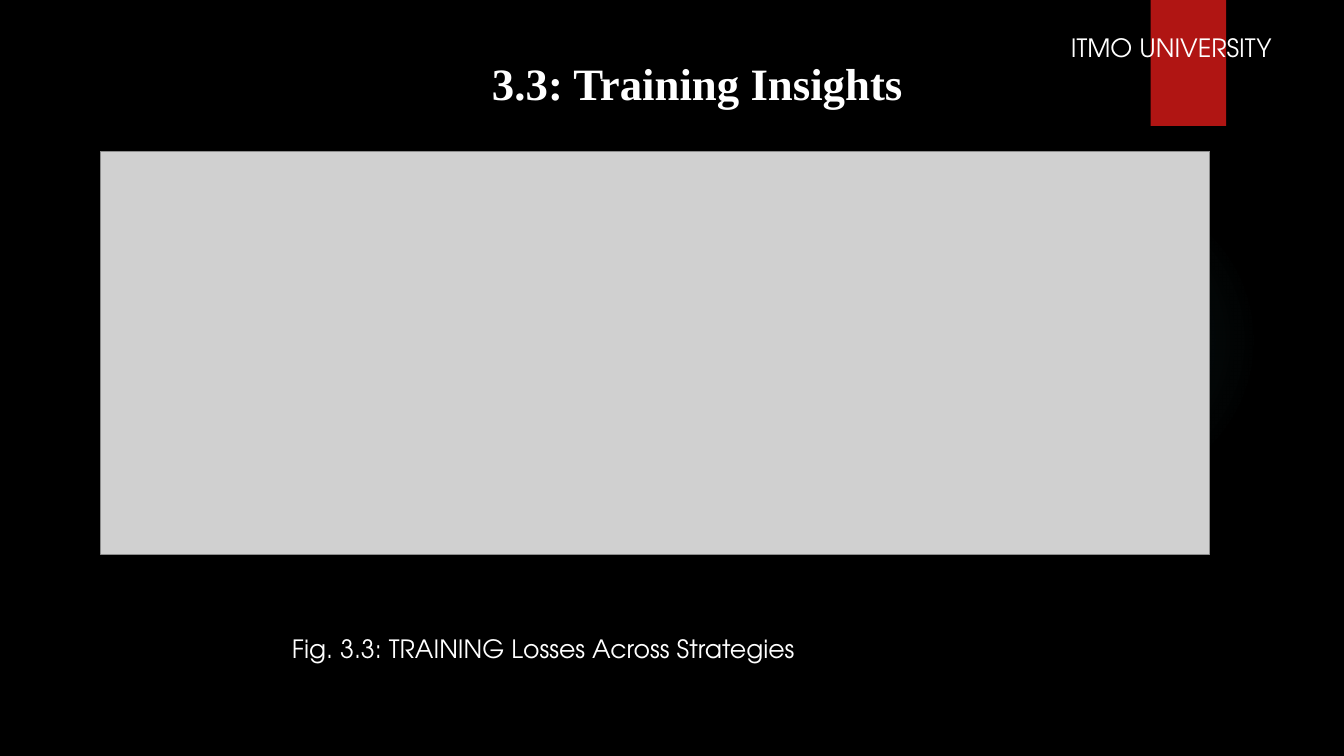
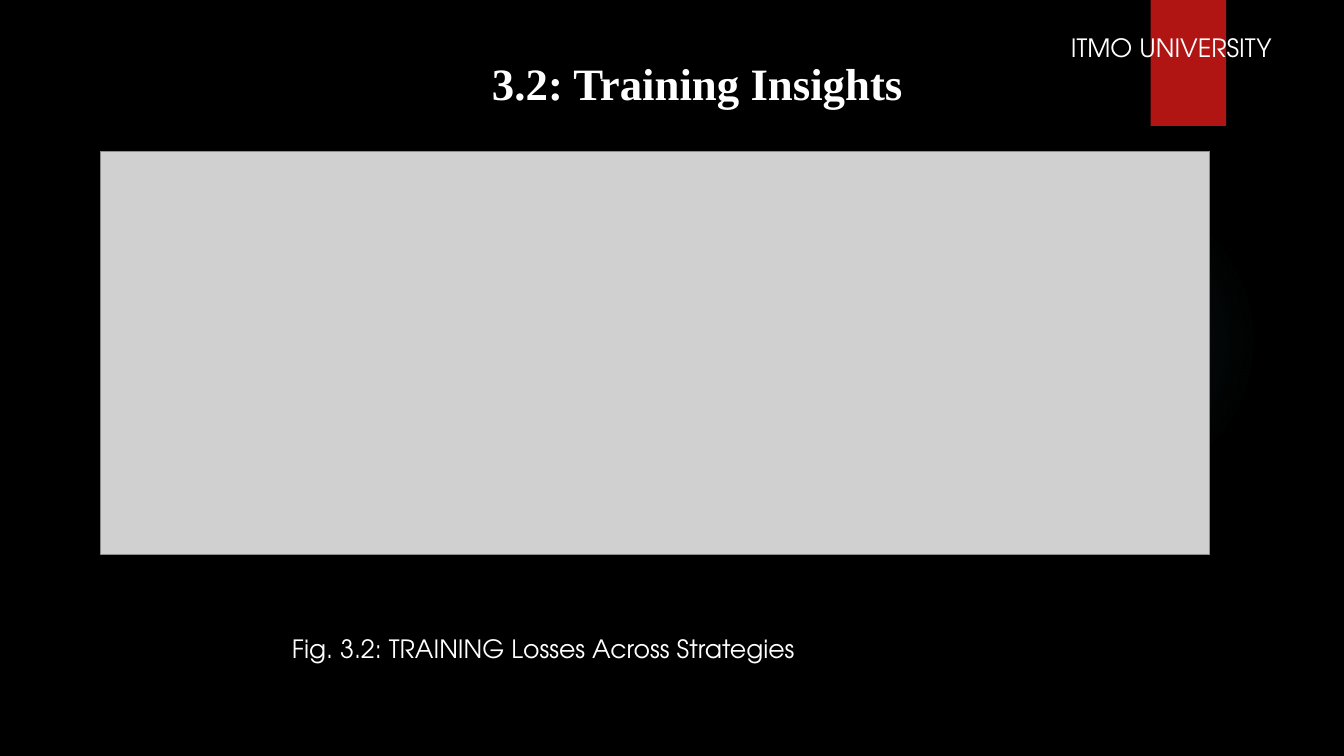
Before and after one commit to PrinssAlex/3dgs-dynamic-masking-47, a slide deck: slide 11 of 3D Gaussian Splatting via Masking Dynamic Objects.pptx (slide 13 before the commit). Drawn at 1344x756 pixels with LibreOffice and Linux fonts; fonts in the diff are those of the drawing; grey boxes stand for pictures; background and template pictures are left out. Boxes give left, top, right and bottom in pixels: in the first picture for what was removed or moved away, otherwise in the second. Text is boxed around its words. In the diff, an @@ line names an element or a change of style, - is before the commit and + after.

```diff
--- a/3D Gaussian Splatting via Masking Dynamic Objects.pptx
+++ b/3D Gaussian Splatting via Masking Dynamic Objects.pptx
@@ text at <box>492,69,903,109</box>: text changed @@
-3.3: Training Insights
+3.2: Training Insights
@@ text at <box>292,639,795,664</box>: text changed @@
-Fig. 3.3: TRAINING Losses Across Strategies
+Fig. 3.2: TRAINING Losses Across Strategies
```
Also in this commit, not shown: 8 other slides changed, 2 slides removed.
